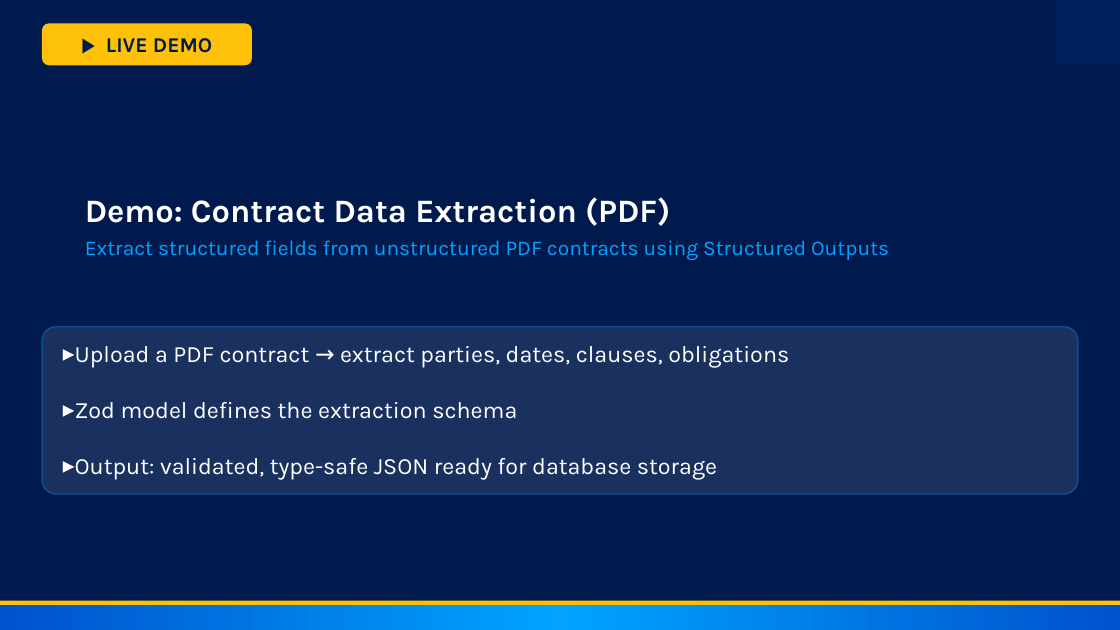
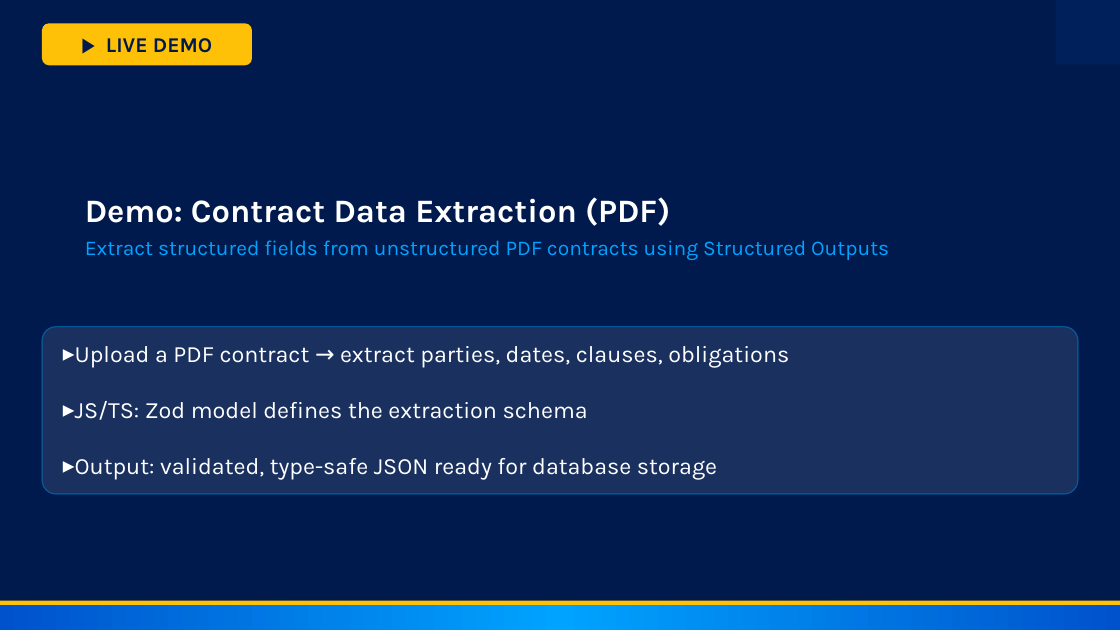
Before and after one commit to rstropek/openai-structured-outputs, a slide deck: slide 7 of StructuredOutputsPresentation.pptx. Drawn at 1120x630 pixels with LibreOffice and Linux fonts; fonts in the diff are those of the drawing. Boxes give left, top, right and bottom in pixels: in the first picture for what was removed or moved away, otherwise in the second. Text is boxed around its words. In the diff, an @@ line names an element or a change of style, - is before the commit and + after.

```diff
--- a/StructuredOutputsPresentation.pptx
+++ b/StructuredOutputsPresentation.pptx
@@ text in rounded rectangle at (75,401,588,420): text changed @@
-▸ Zod model defines the extraction schema
+▸ JS/TS: Zod model defines the extraction schema
```
Also in this commit, not shown: 6 other slides changed, 11 other files.
